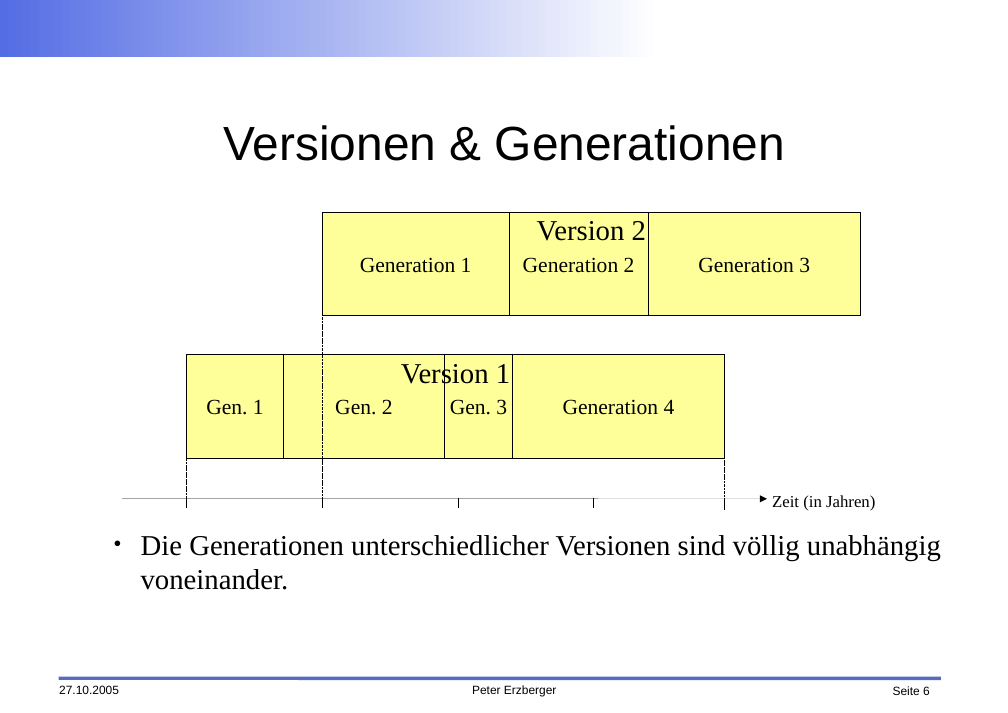
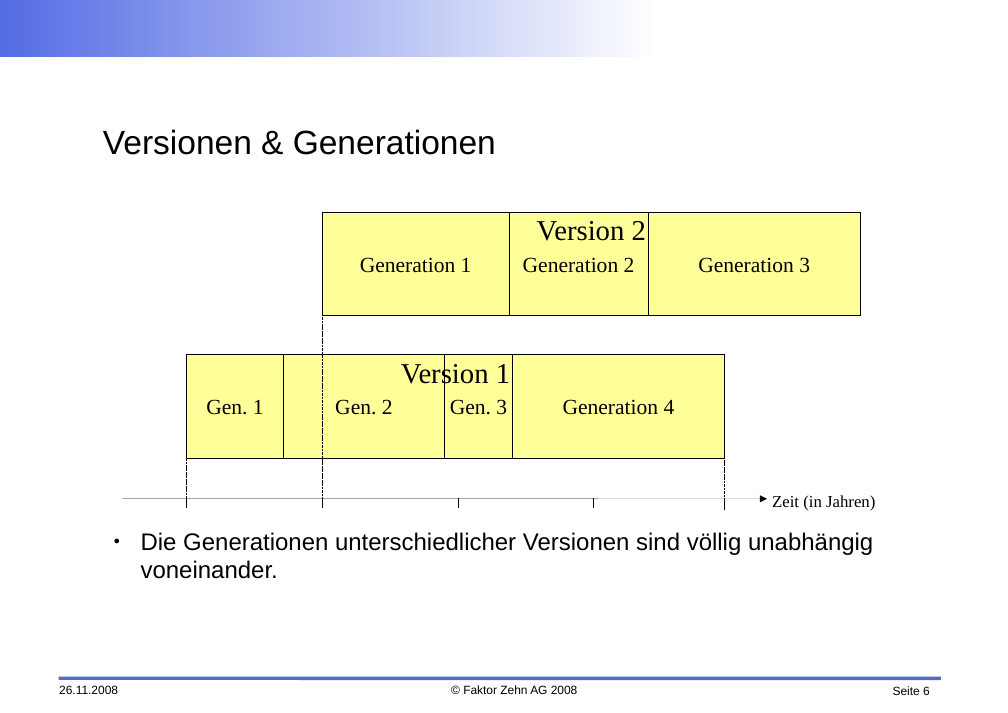
Before and after one commit to faktorips/faktorips.base, a slide deck: slide 6 of org.faktorips.doc/presentations/FaktorIPS-Produktaenderungen im Zeitablauf nach VAA.odp. Drawn at 1008x713 pixels with LibreOffice and Linux fonts; fonts in the diff are those of the drawing; background and template pictures are left out. Boxes give left, top, right and bottom in pixels: in the first picture for what was removed or moved away, otherwise in the second. Text is boxed around its words. In the diff, an @@ line names an element or a change of style, - is before the commit and + after.

```diff
--- a/org.faktorips.doc/presentations/FaktorIPS-Produktaenderungen im Zeitablauf nach VAA.odp
+++ b/org.faktorips.doc/presentations/FaktorIPS-Produktaenderungen im Zeitablauf nach VAA.odp
@@ title "Versionen & Generationen" at <box>103,129,496,155</box>: size 40 to 28 pt; alignment centre to left @@
@@ text "Die Generationen unterschiedlicher Versionen sind ..." at <box>141,532,873,579</box>: size 24 to 20 pt, font Times New Roman to Arial @@
@@ text at <box>59,685,118,694</box>: text changed @@
-27.10.2005
+26.11.2008
@@ text at <box>463,685,578,694</box>: text changed @@
-Peter Erzberger
+© Faktor Zehn AG 2008
```
Also in this commit, not shown: 7 other slides changed, 36 other files.
